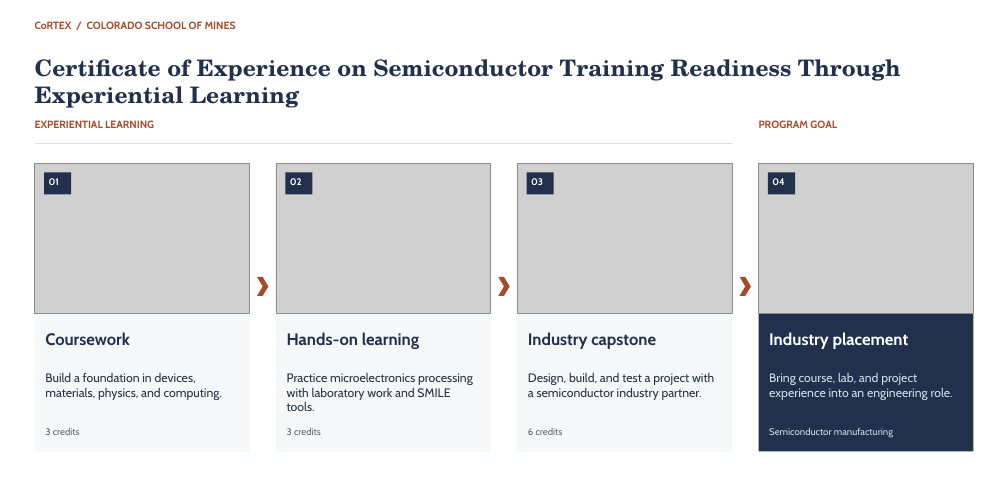
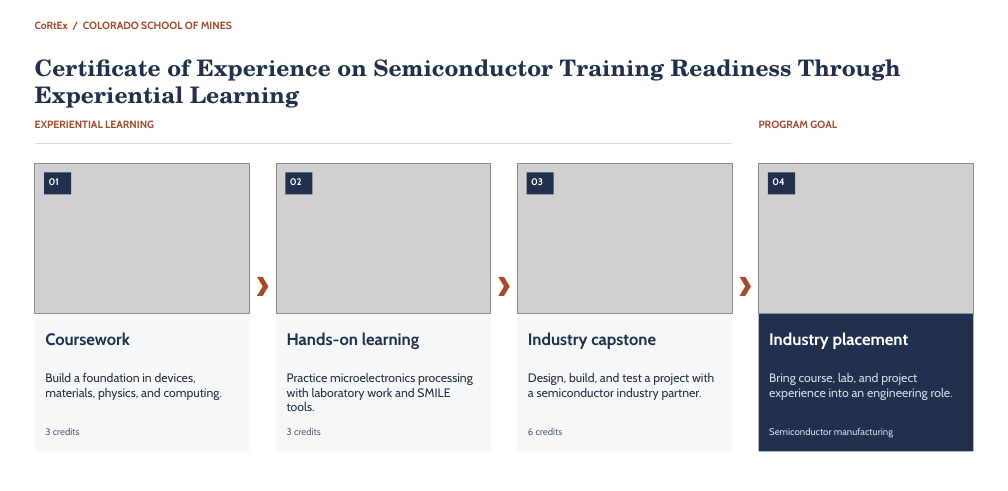
Before and after one commit to hpsslab/cortex, a slide deck: slide 1 of design/certificate-pathway.pptx. Drawn at 1008x491 pixels with LibreOffice and Linux fonts; fonts in the diff are those of the drawing; grey boxes stand for pictures. Boxes give left, top, right and bottom in pixels: in the first picture for what was removed or moved away, otherwise in the second. Text is boxed around its words. In the diff, an @@ line names an element or a change of style, - is before the commit and + after.

```diff
--- a/design/certificate-pathway.pptx
+++ b/design/certificate-pathway.pptx
@@ text at <box>35,21,232,29</box>: text changed @@
-CoRTEX / COLORADO SCHOOL OF MINES
+CoRtEx / COLORADO SCHOOL OF MINES
```
Also in this commit, not shown: 15 other files.
